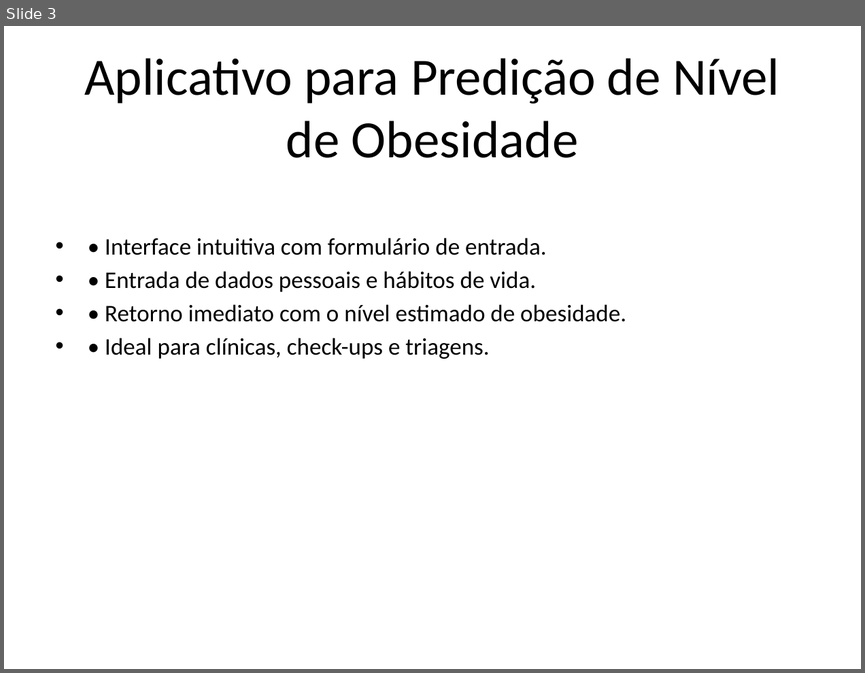
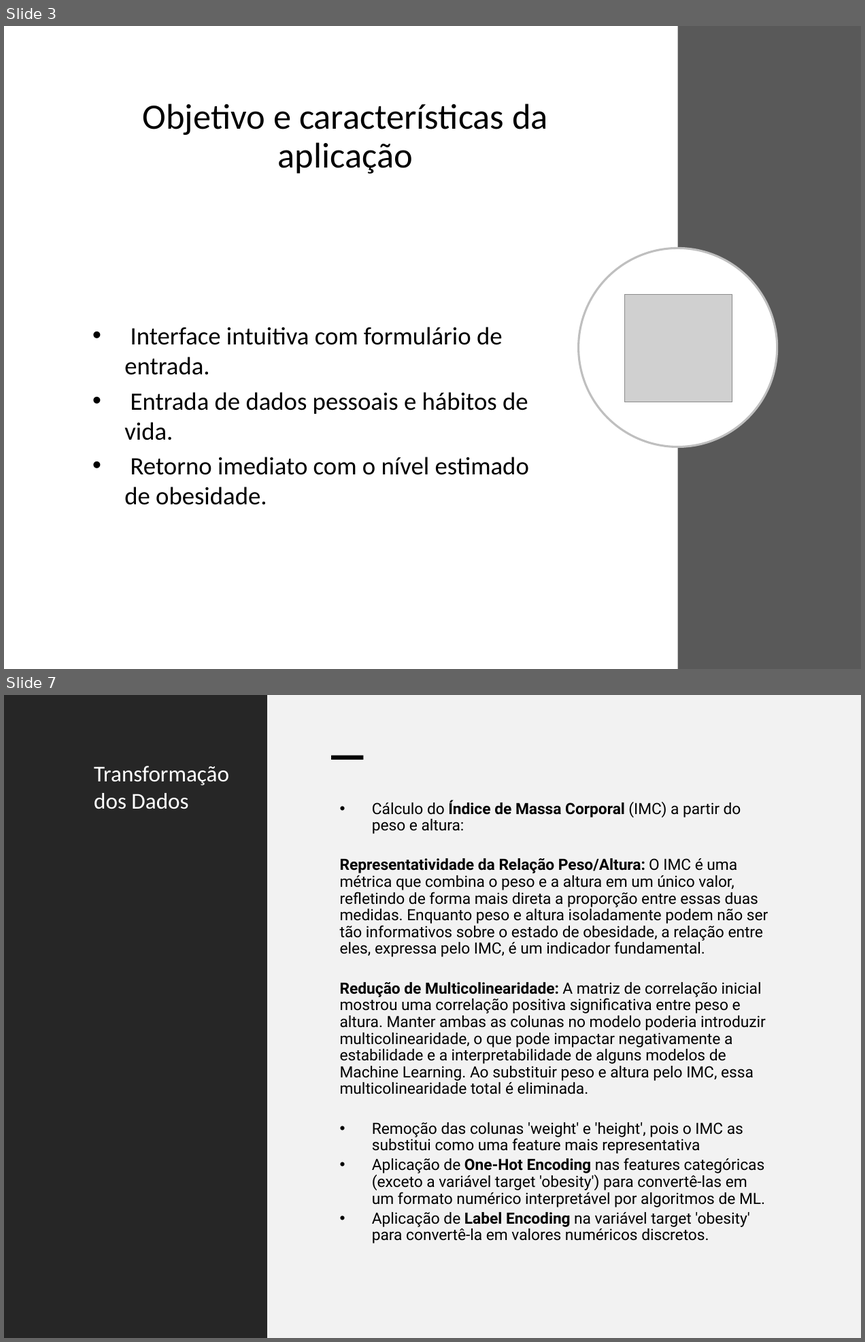
Before and after one commit to Naiderossi/Tech4, a slide deck: Apresentacao_TechChallenge_Obesidade.pptx. Shown one above the other, each under a label of ours: slide 3 before the commit, slides 3 and 7 after it; the slides between them are not shown. The pictures are 865x673 and 865x1342 pixels, drawn with LibreOffice and Linux fonts; fonts in the diff are those of the drawing; grey boxes stand for pictures. Boxes give left, top, right and bottom in pixels: in the first picture for what was removed or moved away, otherwise in the second. Text is boxed around its words. In the diff, an @@ line names an element or a change of style, - is before the commit and + after.

```diff
--- a/Apresentacao_TechChallenge_Obesidade.pptx
+++ b/Apresentacao_TechChallenge_Obesidade.pptx
@@ slide 7 added at (x1=4, y1=695, x2=861, y2=1338), background #FFFFFF @@
@@ rectangle added at (x1=4, y1=695, x2=267, y2=1338), fill #262626 @@
@@ rectangle added at (x1=267, y1=695, x2=861, y2=1338), fill #F2F2F2 @@
@@ rectangle added at (x1=331, y1=755, x2=364, y2=759), fill #000000 @@
@@ title added at (x1=94, y1=766, x2=229, y2=809), 19 pt, text #FFFFFF @@
+Transformação dos Dados
@@ text added at (x1=340, y1=800, x2=768, y2=1243), 13 pt, text #000000 @@
+• Cálculo do Índice de Massa Corporal (IMC) a partir do peso e altura:
+Representatividade da Relação Peso/Altura: O IMC é uma métrica que combina o peso e a altura em um único valor, refletindo de forma mais direta a proporção entre essas duas medidas. Enquanto peso e altura isoladamente podem não ser tão informativos sobre o estado de obesidade, a relação entre eles, expressa pelo IMC, é um indicador fundamental.
+Redução de Multicolinearidade: A matriz de correlação inicial mostrou uma correlação positiva significativa entre peso e altura. Manter ambas as colunas no modelo poderia introduzir multicolinearidade, o que pode impactar negativamente a estabilidade e a interpretabilidade de alguns modelos de Machine Learning. Ao substituir peso e altura pelo IMC, essa multicolinearidade total é eliminada.
+• Remoção das colunas 'weight' e 'height', pois o IMC as substitui como uma feature mais representativa
+• Aplicação de One-Hot Encoding nas features categóricas (exceto a variável target 'obesity') para convertê-las em um formato numérico interpretável por algoritmos de ML.
+• Aplicação de Label Encoding na variável target 'obesity' para convertê-la em valores numéricos discretos.
@@ slide 3 changed as well @@
@@ rectangle added at (x1=677, y1=26, x2=861, y2=669), fill #595959 @@
@@ title at (x1=143, y1=104, x2=548, y2=174): text changed; size 44 to 30 pt @@
-Aplicativo para Predição de Nível de Obesidade
+Objetivo e características da aplicação
@@ text "Interface intuitiva com formulário de ..." at (x1=124, y1=327, x2=529, y2=505): vertical alignment top to middle @@
@@ ellipse added at (x1=578, y1=248, x2=777, y2=447), fill #FFFFFF, outline #BFBFBF 1.75 pt @@
@@ picture added at (x1=626, y1=294, x2=732, y2=401) @@
@@ text at (x1=124, y1=327, x2=529, y2=505): text changed; size 20 to 21 pt @@
-• • Interface intuitiva com formulário de entrada.
-• • Entrada de dados pessoais e hábitos de vida.
-• • Retorno imediato com o nível estimado de obesidade.
-• • Ideal para clínicas, check-ups e triagens.
+• Interface intuitiva com formulário de entrada.
+• Entrada de dados pessoais e hábitos de vida.
+• Retorno imediato com o nível estimado de obesidade.
```
Also in this commit, not shown: 4 other slides changed, 18 other slides added.
